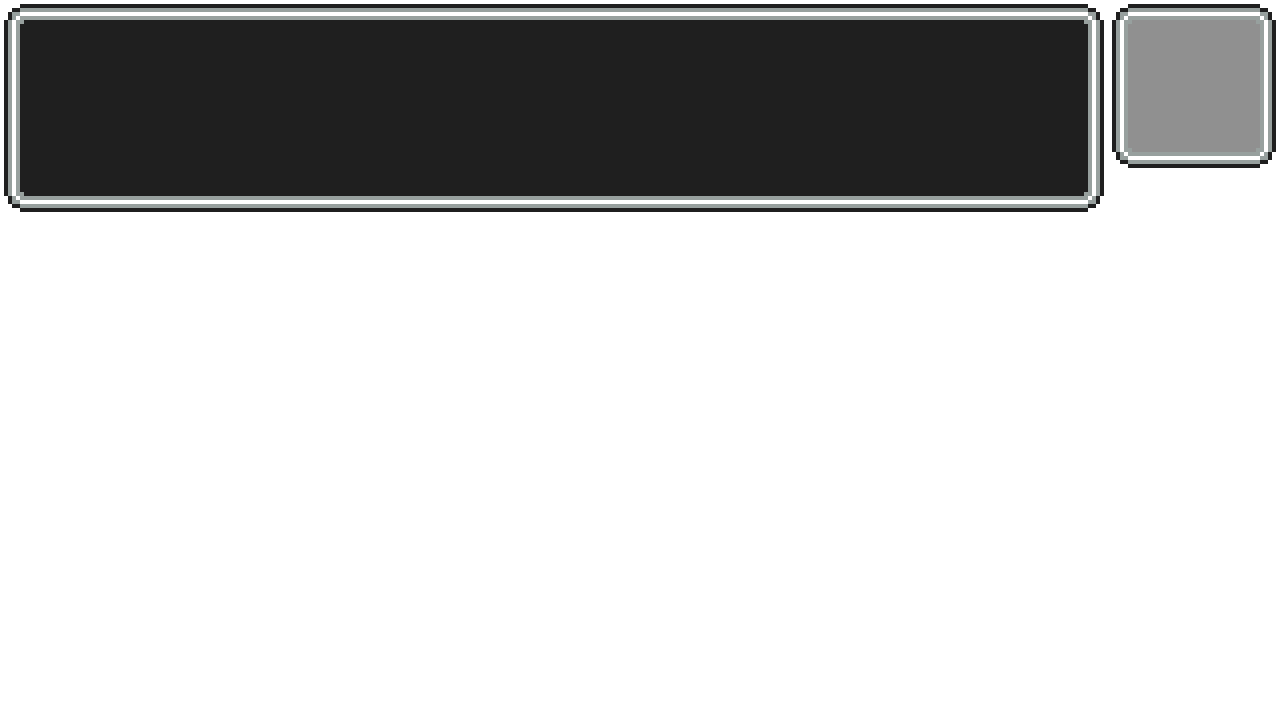
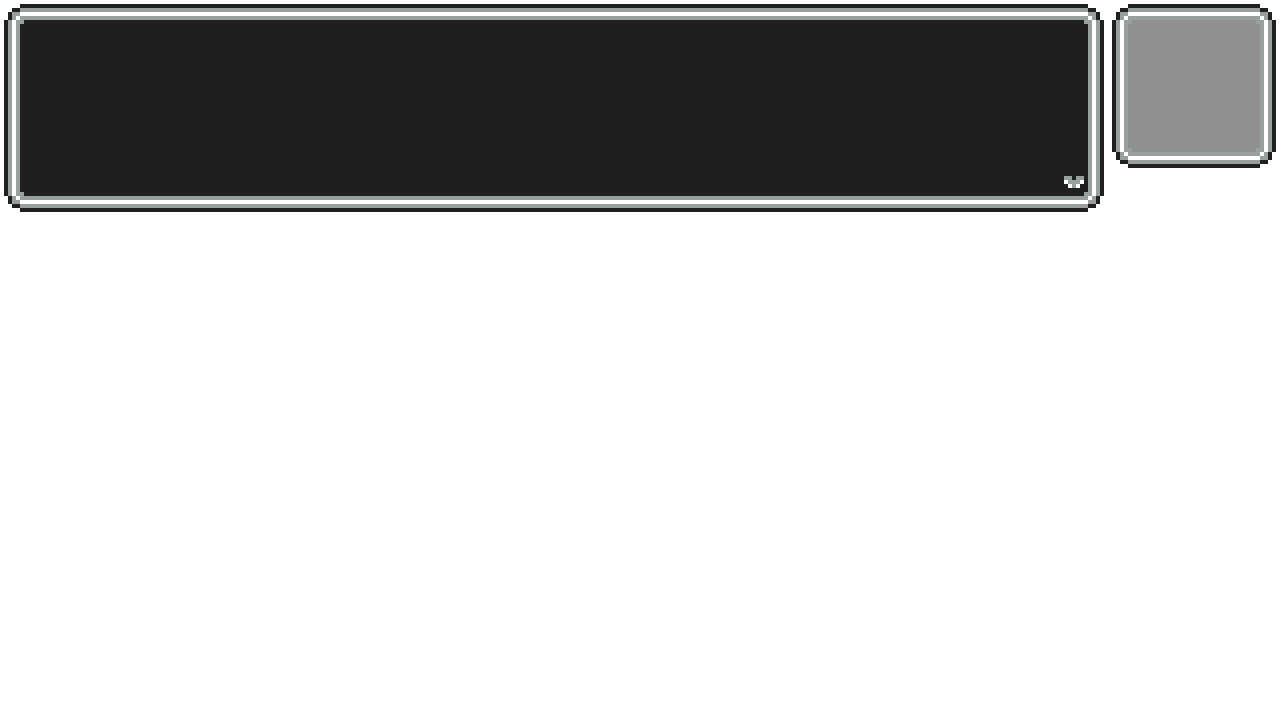
Layer changes from the first 1280 x 720 image to the second:
added layer "Marker" above "Fill" over [1064, 176, 1084, 188]
